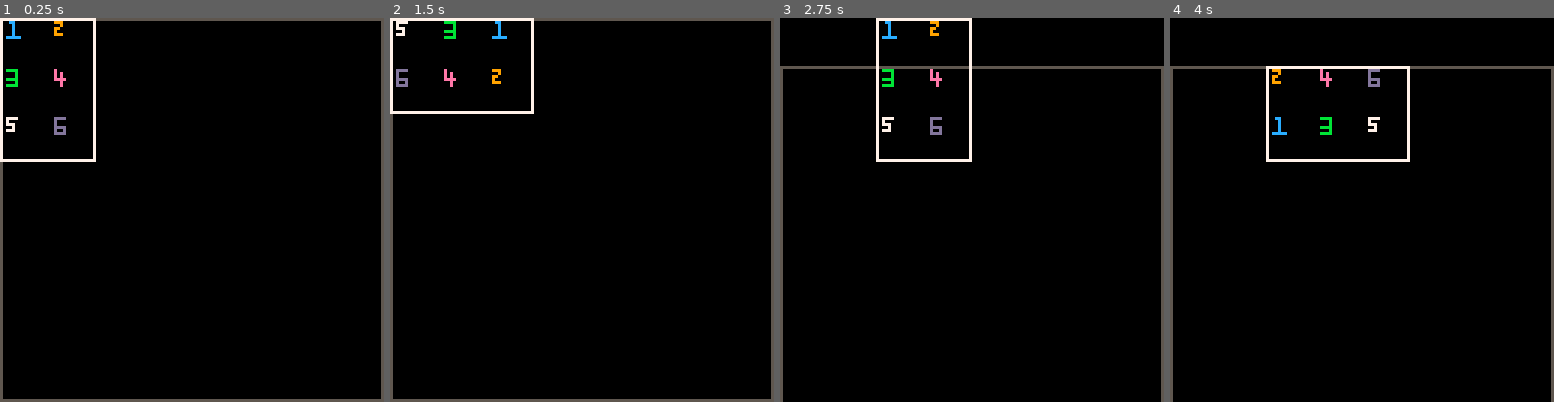
Above: before the commit, frames 1-4 (left to right).
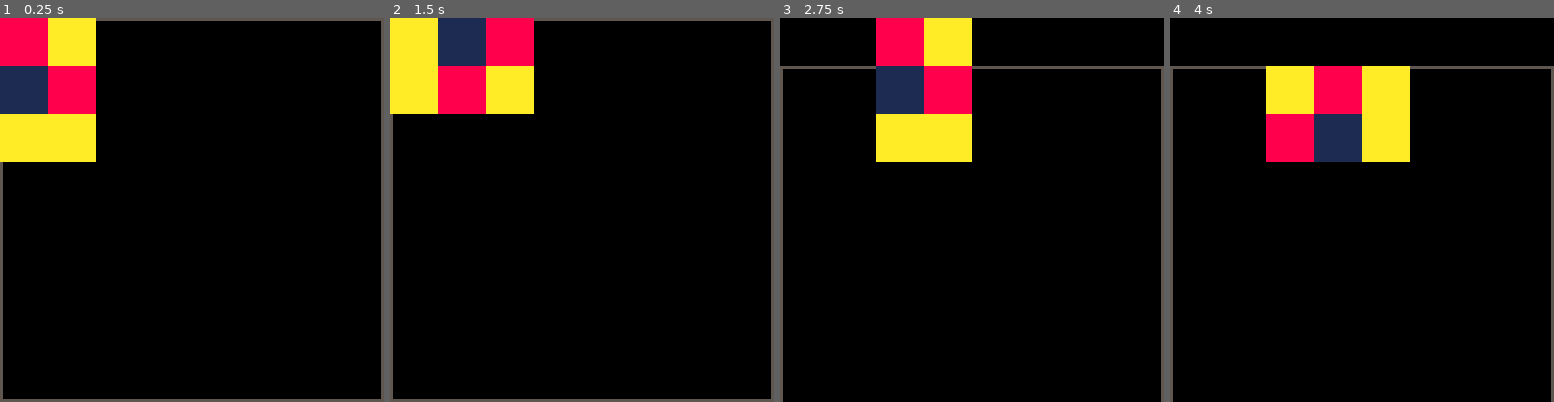
Above: after the commit, the same moments.

Repository: shen-sat/orchard
Game: PICO-8 cartridge game.p8
The game is run twice, just before and just after one commit, with the same random seed, the same clock (stepped at 60 frames per second) and the same inputs.
Inputs:
- Up to frame 1 (0.25 s): no input
- Up to frame 2 (1.5 s): tap O (Z key) at 0.7 s
- Up to frame 3 (2.75 s): hold Right 1.6-2.1 s; tap O (Z key) at 1.7, 2.1, 2.5 s; hold Up 2.15-2.42 s; hold Right from 2.47 s (still down)
- Up to frame 4 (4 s): tap O (Z key) at 2.9, 3.3, 3.7 s; release Right at 3.03 s; hold Left 3.08-3.58 s; hold Down 3.63-3.97 s

The runs differ from the first frame. In frame 1, 9.4% of the frame differs, in the area x 0-25%, y 0-38%; in frame 2, 9.4%; in frame 3, 9.4%; in frame 4, 9.4%.

Commit message:
Add fruits to card

Diff:
--- a/game.p8
+++ b/game.p8
@@ -17,25 +17,6 @@
     end
   }
 
-  one = {
-    sprite = 0
-  }
-  two = {
-    sprite = 1
-  }
-  three = {
-    sprite = 2
-  }
-  four = {
-    sprite = 3
-  }
-  five = {
-    sprite = 4
-  }
-  six = {
-    sprite = 5
-  }
-
   orchard = {
     x0 = 0,
     y0 = 0,
@@ -49,11 +30,29 @@
     width = 128
   }
 
+  apple = {
+    x = 0,
+    y = 0,
+    sprite = 0
+  }
+  lemon = {
+    x = 0,
+    y = 0,
+    sprite = 2
+  }
+  berry = {
+    x = 0,
+    y = 0,
+    sprite = 4
+  }
+
+  fruits_one = { copy_table(apple), copy_table(lemon), copy_table(berry), copy_table(apple), copy_table(lemon), copy_table(lemon) }
+
   selected_card = {
     width = 2 * tile_size,
     height = 3 * tile_size,
     col = 7,
-    fruits = {one,two,three,four,five,six},
+    fruits = fruits_one,
     vertical_slots = function(self)
       return {
         { x = self.x0, y = self.y0 },
@@ -107,30 +106,42 @@
     end,
     update = function(self)
       self:move()
+      self:update_fruits()
     end,
     draw = function(self)
+      self:draw_border()
       self:draw_fruits()
     end,
-    draw_fruits = function(self)
+    update_fruits = function(self)
       local fruits
       if self.compass:facing() == 'n' then
         fruits = self.fruits
       elseif self.compass:facing() == 's' then
         fruits = reverse_table(self.fruits)
       elseif self.compass:facing() == 'e' then
-        fruits = {five, three, one, six, four, two}
+        fruits = self:order_fruits_east()
       elseif self.compass:facing() == 'w' then
-        fruits = {two, four, six, one, three, five}
+        fruits = self:order_fruits_west()
       end
 
       if self:is_vertical() then
-        for k,v in pairs(fruits) do
-          spr(v.sprite,self:vertical_slots()[k].x,self:vertical_slots()[k].y)
+        for i,fruit in pairs(fruits) do
+          fruit.x = self:vertical_slots()[i].x
+          fruit.y = self:vertical_slots()[i].y
         end
       else
-        for k,v in pairs(fruits) do
-          spr(v.sprite,self:horizontal_slots()[k].x,self:horizontal_slots()[k].y)
+        for i,fruit in pairs(fruits) do
+          fruit.x = self:horizontal_slots()[i].x
+          fruit.y = self:horizontal_slots()[i].y
         end
+      end
+    end,
+    draw_border = function(self)
+      rect(self.x0,self.y0,self:x1(),self:y1(),self.col)
+    end,
+    draw_fruits = function(self)
+      for fruit in all(self.fruits) do
+        spr(fruit.sprite,fruit.x,fruit.y,2,2)
       end
     end,
     move = function(self)
@@ -145,7 +156,13 @@
       elseif btnp(3) then
         self.y0 += tile_size
       end
-    end
+    end,
+    order_fruits_east = function(self)
+      return { self.fruits[5], self.fruits[3], self.fruits[1], self.fruits[6], self.fruits[4], self.fruits[2] }
+    end,
+    order_fruits_west = function(self)
+      return { self.fruits[2], self.fruits[4], self.fruits[6], self.fruits[1], self.fruits[3], self.fruits[5] }
+    end,
   }
 end
 
@@ -158,7 +175,6 @@
 function _draw()
   cls()
   rect(0,0,127,127,5) --border
-  rect(selected_card.x0,selected_card.y0,selected_card:x1(),selected_card:y1(),selected_card.col)
   selected_card:draw()
 end
 
@@ -208,11 +224,29 @@
   end
 end
 
+function copy_table(table)
+  new_table = {}
+  for k,v in pairs(table) do
+    new_table[k] = v
+  end
+
+  return new_table
+end
+
 __gfx__
-00000000000000000000000000000000000000000000000000000000000000000000000000000000000000000000000000000000000000000000000000000000
-000cc0000099900000bbbb0000e000000077770000dddd0000000000000000000000000000000000000000000000000000000000000000000000000000000000
-0000c0000000900000000b0000e0e0000070000000d0000000000000000000000000000000000000000000000000000000000000000000000000000000000000
-0000c0000099000000000b0000e0e0000077700000d0000000000000000000000000000000000000000000000000000000000000000000000000000000000000
-0000c0000090000000bbbb0000eeee000000700000dddd0000000000000000000000000000000000000000000000000000000000000000000000000000000000
-0000c0000099900000000b000000e0000077700000d00d0000000000000000000000000000000000000000000000000000000000000000000000000000000000
-00ccccc00000000000bbbb000000e0000000000000dddd0000000000000000000000000000000000000000000000000000000000000000000000000000000000
+8888888888888888aaaaaaaaaaaaaaaa111111111111111100000000000000000000000000000000000000000000000000000000000000000000000000000000
+8888888888888888aaaaaaaaaaaaaaaa111111111111111100000000000000000000000000000000000000000000000000000000000000000000000000000000
+8888888888888888aaaaaaaaaaaaaaaa111111111111111100000000000000000000000000000000000000000000000000000000000000000000000000000000
+8888888888888888aaaaaaaaaaaaaaaa111111111111111100000000000000000000000000000000000000000000000000000000000000000000000000000000
+8888888888888888aaaaaaaaaaaaaaaa111111111111111100000000000000000000000000000000000000000000000000000000000000000000000000000000
+8888888888888888aaaaaaaaaaaaaaaa111111111111111100000000000000000000000000000000000000000000000000000000000000000000000000000000
+8888888888888888aaaaaaaaaaaaaaaa111111111111111100000000000000000000000000000000000000000000000000000000000000000000000000000000
+8888888888888888aaaaaaaaaaaaaaaa111111111111111100000000000000000000000000000000000000000000000000000000000000000000000000000000
+8888888888888888aaaaaaaaaaaaaaaa111111111111111100000000000000000000000000000000000000000000000000000000000000000000000000000000
+8888888888888888aaaaaaaaaaaaaaaa111111111111111100000000000000000000000000000000000000000000000000000000000000000000000000000000
+8888888888888888aaaaaaaaaaaaaaaa111111111111111100000000000000000000000000000000000000000000000000000000000000000000000000000000
+8888888888888888aaaaaaaaaaaaaaaa111111111111111100000000000000000000000000000000000000000000000000000000000000000000000000000000
+8888888888888888aaaaaaaaaaaaaaaa111111111111111100000000000000000000000000000000000000000000000000000000000000000000000000000000
+8888888888888888aaaaaaaaaaaaaaaa111111111111111100000000000000000000000000000000000000000000000000000000000000000000000000000000
+8888888888888888aaaaaaaaaaaaaaaa111111111111111100000000000000000000000000000000000000000000000000000000000000000000000000000000
+8888888888888888aaaaaaaaaaaaaaaa111111111111111100000000000000000000000000000000000000000000000000000000000000000000000000000000
